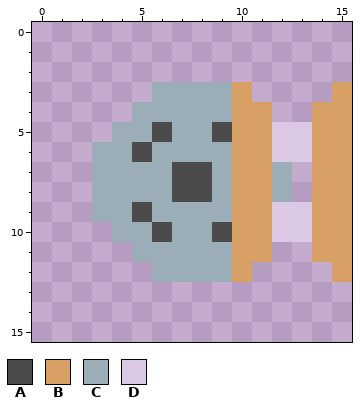
Pixel-art file: Assets/Sprites/drain.aseprite. The first picture shows the starting point.
16x16 pixels, 1 frame.
Visible layers, top first: "Layer 1", "Layer 2".
Palette (. is transparent): A #4a4a4a  B #d9a066  C #9badb7  D #dbc8e4
Pixels before, first column x 3:
 3 ...CCCCB....B
 4 ..CCCCCBB..BB
 5 .CCACCABBDDBB
 6 CCACCCCBBDDBB
 7 CCCCAACBBC.BB
 8 CCCCAACBBC.BB
 9 CCACCCCBBDDBB
10 .CCACCABBDDBB
11 ..CCCCCBB..BB
12 ...CCCCB....B
And afterwards:
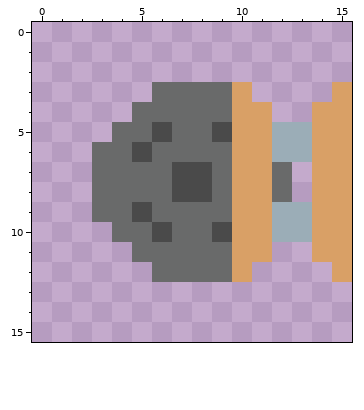
Difference:
colour C: #9badb7 -> #696a6a
colour D: #dbc8e4 -> #9badb7
Pixel boxes of the changes (left, top, right, bottom) in both pictures:
changed: (92, 82, 312, 282)
